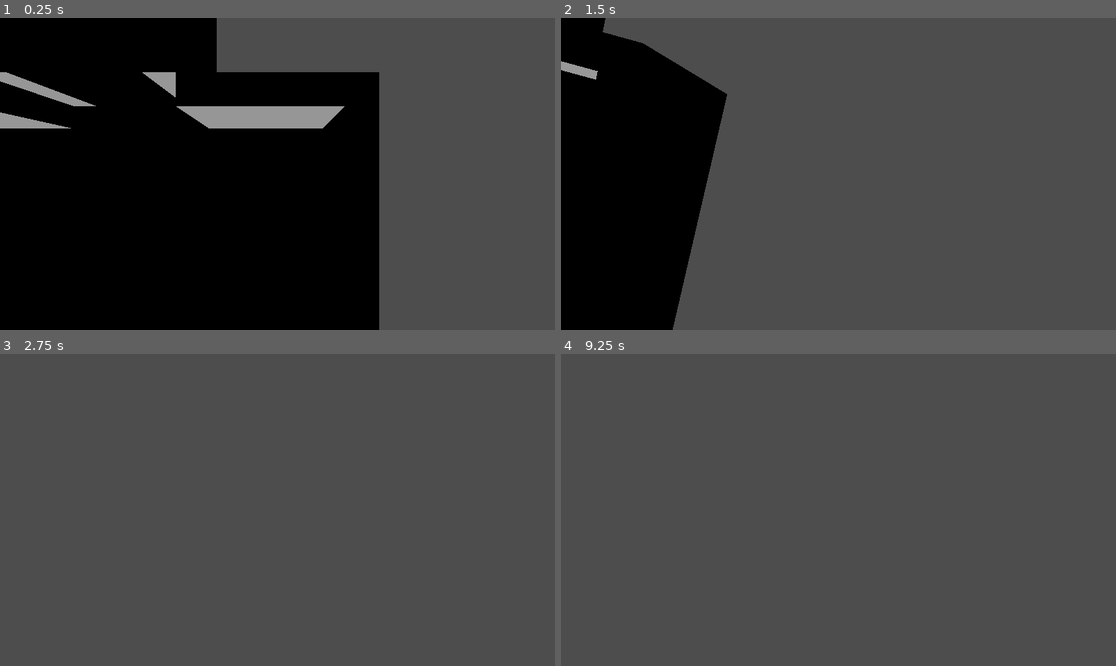
Above: before the commit, frames 1-4 (two rows, left to right).
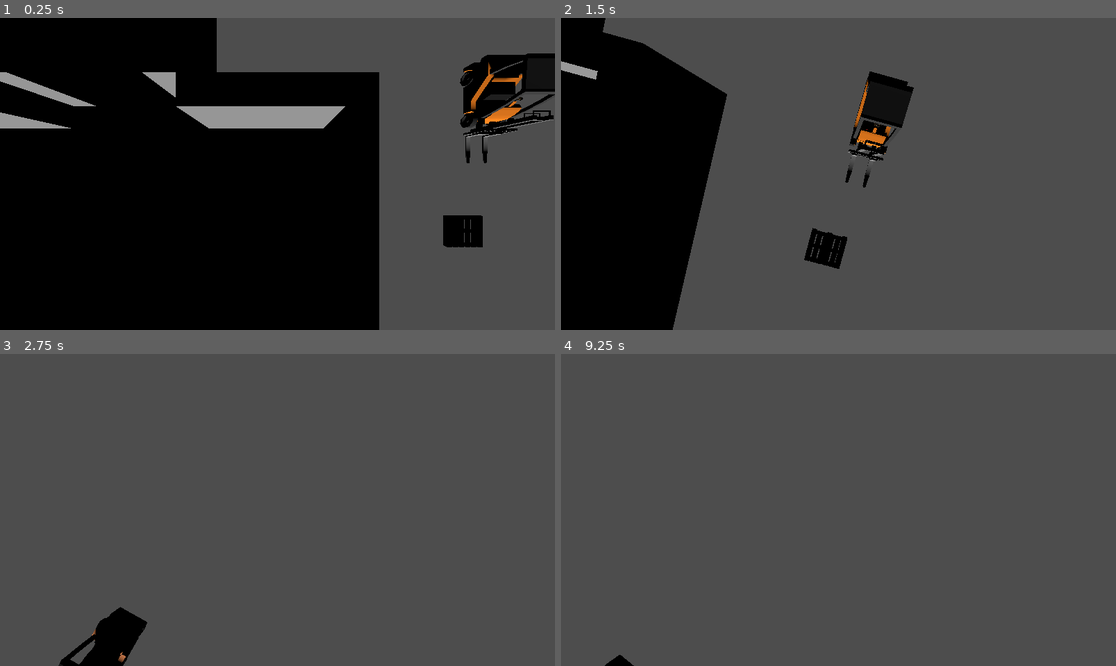
Above: after the commit, the same moments.

Repository: ThomsenK4oss/FactoryTycoon
Game: Godot game, scene res://Scenes/main.tscn
Two runs of this game, one before a commit and one after it. Both use one fixed random seed, a clock stepped at 60 frames per second and the inputs below.
Inputs (mouse positions are in pixels of both pictures, inside the frame that each line leads up to):
- Up to frame 1 (0.25 s): no input
- Up to frame 2 (1.5 s): tap Enter at 0.5 s; move the mouse to (960, 158) at 0.52 s; hold D (right) 0.53-1.28 s; hold Right mouse button (rotate) 0.53-1.28 s; move the mouse to (810, 174) at 1.27 s; hold W (up) from 1.28 s (still down); tap Mouse wheel up (zoom_in) at 1.35 s
- Up to frame 3 (2.75 s): move the mouse to (333, 441) at 2.02 s; release W (up) at 2.03 s; hold D (right) from 2.03 s (still down); tap Mouse wheel down (zoom_out) at 2.1 s
- Up to frame 4 (9.25 s): move the mouse to (810, 572) at 2.77 s; release D (right) at 2.78 s; hold W (up) 2.78-3.53 s; right-click (810, 572) at 2.85 s; tap Space at 3.5, 8.75 s; move the mouse to (1005, 556) at 3.52 s; hold A (left) 3.53-5.03 s; tap Mouse wheel up (zoom_in) at 3.6, 5.85, 8.1 s; tap Enter at 4.25 s; move the mouse to (672, 463) at 4.27 s; tap Mouse wheel down (zoom_out) at 4.35, 6.6, 8.85 s; move the mouse to (866, 510) at 5.02 s; hold S (down) 5.03-5.78 s; hold Right mouse button (rotate) 5.03-5.78 s; move the mouse to (816, 503) at 5.77 s; hold D (right) 5.78-6.53 s; move the mouse to (960, 494) at 6.52 s; hold W (up) 6.53-7.28 s; move the mouse to (727, 525) at 7.27 s; hold D (right) 7.28-8.03 s; right-click (727, 525) at 7.35 s; move the mouse to (894, 441) at 8.02 s; hold S (down) 8.03-8.78 s; move the mouse to (810, 572) at 8.77 s; hold A (left) from 8.78 s (still down)

The runs differ from the first frame. In frame 1, 4.2% of the frame differs, in the area x 58-100%, y 11-74%; in frame 2, 2.6%; in frame 3, 1.5%; in frame 4, 0.1%.

Commit message:
Update-0.1
I added forklift and palle

Diff:
--- a/Scenes/main.tscn
+++ b/Scenes/main.tscn
@@ -1,7 +1,9 @@
-[gd_scene load_steps=4 format=3 uid="uid://cfyosloifv1ro"]
+[gd_scene load_steps=6 format=3 uid="uid://cfyosloifv1ro"]
 
 [ext_resource type="PackedScene" uid="uid://cpkl6fch11vx7" path="res://Scenes/camera_position.tscn" id="1_bo1nx"]
 [ext_resource type="PackedScene" uid="uid://dsxp66pw4wbs1" path="res://Scenes/Map/Tiles/Tile.tscn" id="2_8gbba"]
+[ext_resource type="PackedScene" uid="uid://ecopt515ciia" path="res://Forklift.fbx" id="3_jjvhh"]
+[ext_resource type="PackedScene" uid="uid://hh3cnr03r40d" path="res://palle.fbx" id="4_kry3j"]
 
 [sub_resource type="BoxMesh" id="BoxMesh_7dm0k"]
 
@@ -16,22 +18,30 @@
 
 [node name="CameraPosition" parent="." instance=ExtResource("1_bo1nx")]
 
-[node name="Ground_Tile" parent="." instance=ExtResource("2_8gbba")]
+[node name="Forklift" parent="." instance=ExtResource("3_jjvhh")]
+transform = Transform3D(1, 0, 0, 0, 1, 0, 0, 0, 1, 9.72753, 0, -2.88922)
 
-[node name="Ground_Tile2" parent="." instance=ExtResource("2_8gbba")]
+[node name="palle" parent="." instance=ExtResource("4_kry3j")]
+transform = Transform3D(1, 0, 0, 0, 1, 0, 0, 0, 1, 9.21772, 0, 2.81821)
+
+[node name="Tiles" type="Node3D" parent="."]
+
+[node name="Ground_Tile" parent="Tiles" instance=ExtResource("2_8gbba")]
+
+[node name="Ground_Tile2" parent="Tiles" instance=ExtResource("2_8gbba")]
 transform = Transform3D(1, 0, 0, 0, 1, 0, 0, 0, 1, -6, 0, 0)
 
-[node name="Ground_Tile4" parent="." instance=ExtResource("2_8gbba")]
+[node name="Ground_Tile4" parent="Tiles" instance=ExtResource("2_8gbba")]
 transform = Transform3D(1, 0, 0, 0, 1, 0, 0, 0, 1, -6, 0, -6)
 
-[node name="Ground_Tile3" parent="." instance=ExtResource("2_8gbba")]
+[node name="Ground_Tile3" parent="Tiles" instance=ExtResource("2_8gbba")]
 transform = Transform3D(1, 0, 0, 0, 1, 0, 0, 0, 1, -12, 0, 0)
 
-[node name="Ground_Tile5" parent="." instance=ExtResource("2_8gbba")]
+[node name="Ground_Tile5" parent="Tiles" instance=ExtResource("2_8gbba")]
 transform = Transform3D(1, 0, 0, 0, 1, 0, 0, 0, 1, -12, 0, 6)
 
-[node name="Ground_Tile6" parent="." instance=ExtResource("2_8gbba")]
+[node name="Ground_Tile6" parent="Tiles" instance=ExtResource("2_8gbba")]
 transform = Transform3D(1, 0, 0, 0, 1, 0, 0, 0, 1, -6, 0, 6)
 
-[node name="Ground_Tile7" parent="." instance=ExtResource("2_8gbba")]
+[node name="Ground_Tile7" parent="Tiles" instance=ExtResource("2_8gbba")]
 transform = Transform3D(1, 0, 0, 0, 1, 0, 0, 0, 1, 0, 0, 6)
Binary file added: Forklift.fbx
Not shown, added: Forklift.fbx.import
Binary file added: Scripts/palle.fbx
Not shown, added: Scripts/palle.fbx.import
Binary file added: palle.fbx
Not shown, added: palle.fbx.import
